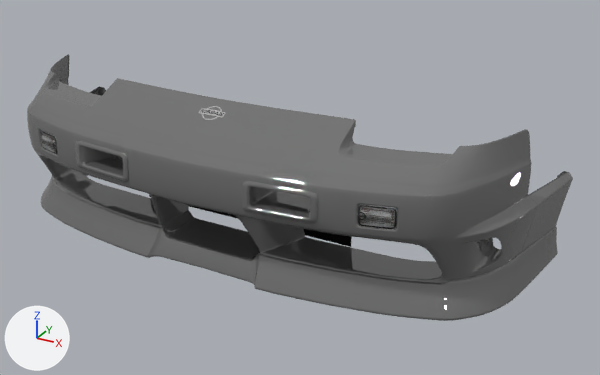
An edit to the glTF model content/cars/nissan_rs13/frontbumper_oemkouki.glb, drawn before and after from the same camera.
Rendered twice from a 50 mm camera at (1.212, -3.778, 1.122) aimed at (0.142, -1.833, 0.15). The lights are fixed; the arrows at lower left show +X, +Y and +Z. Where no turn or scale is listed for an object, it has been applied to the vertices.

The older version as bpy lines, for what is in view:
```python
ob_frontbumper = bpy.data.objects.new('frontbumper', me_front_bumper_sub2)
ob_frontbumper.location = (0.0, 0.04, -0.116)
ob_lamps = bpy.data.objects.new('lamps', me_front_bumper_sub1)
ob_lamps.location = (0.0, 0.04, -0.116)
ob_radiator = bpy.data.objects.new('radiator', me_ext_chrome_sub0)
ob_radiator.location = (0.0, -0.126, -0.151)
```
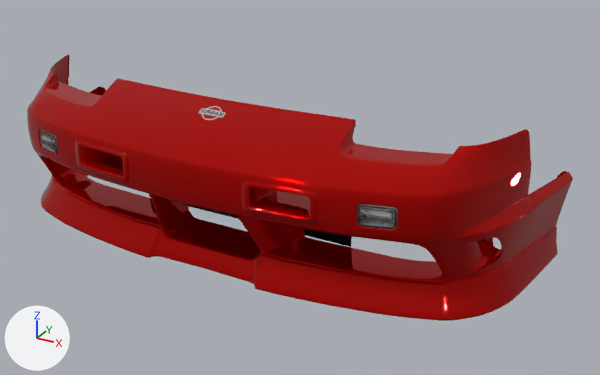
Edits to the bpy script that builds the scene:
```text
Change mat_paint:
    where n2 = _N.new('ShaderNodeMix'); n2.name = 'Mix'
    n2.inputs[7].default_value: (0.256, 0.256, 0.256, 1.0) -> (0.503, 0.0, 0.0, 1.0)  # 'B', grey #8a8a8a -> 'B', red #bc0000
```

Changed parts and their boxes (x1, y1, x2, y2) in the pictures (600 x 375 px):
'frontbumper', surface changed (grey to red)
    both: (27, 55, 573, 321)
